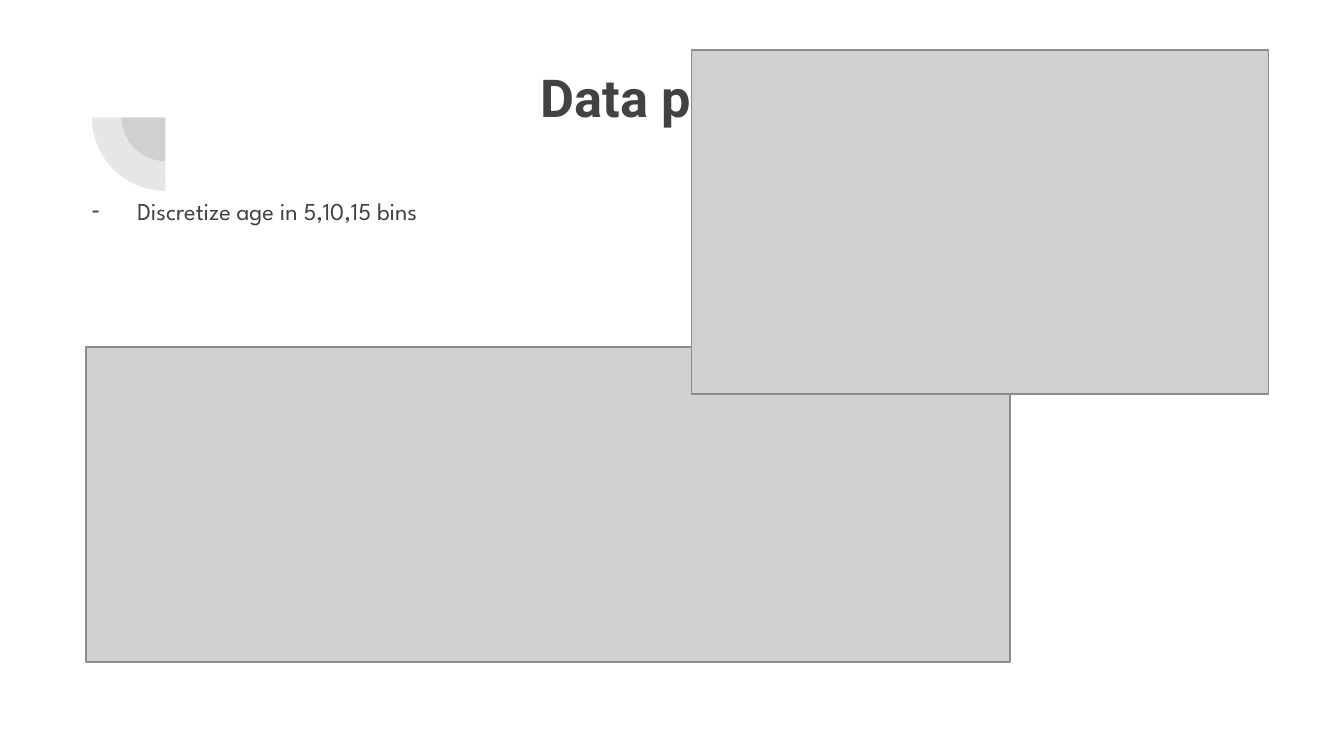
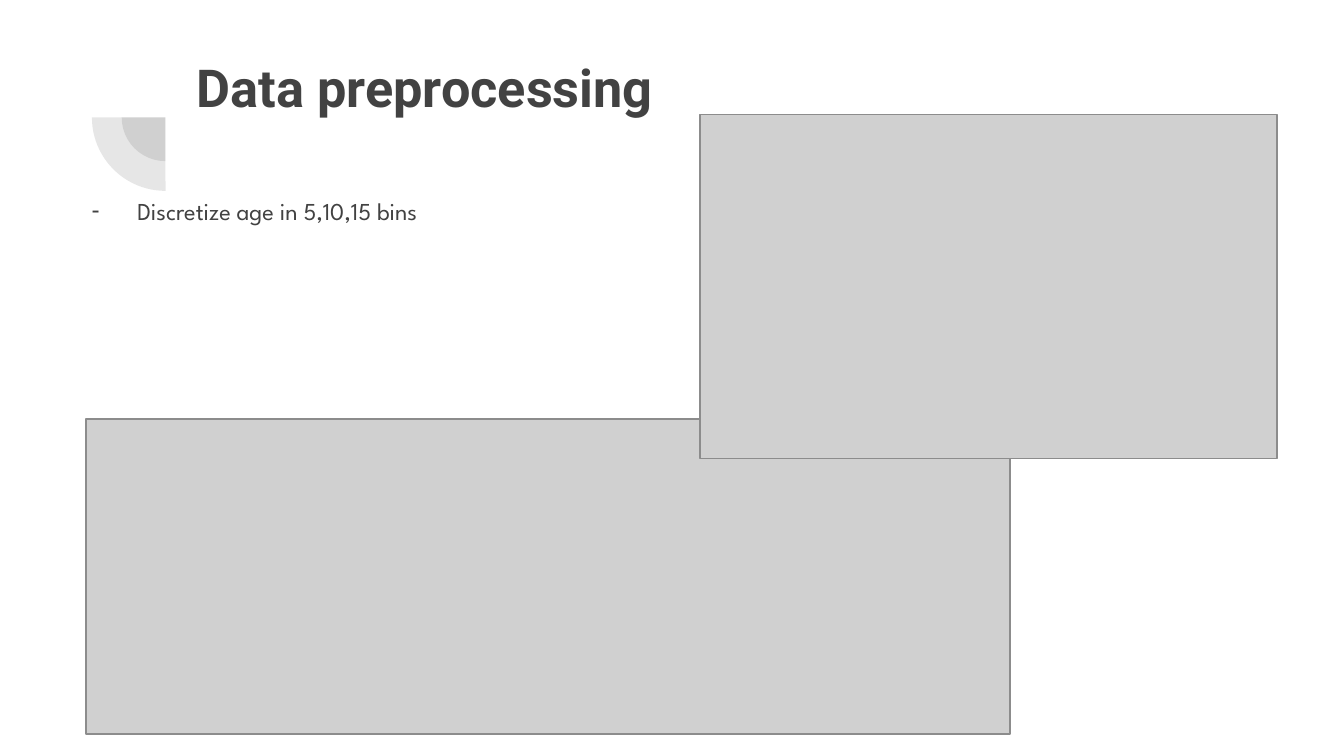
Before and after one commit to shpatgashi/machine_learning_experiments, a slide deck: slide 6 of Machine Learning.pptx (slide 5 before the commit). Drawn at 1344x756 pixels with LibreOffice and Linux fonts; fonts in the diff are those of the drawing; grey boxes stand for pictures. Boxes give left, top, right and bottom in pixels: in the first picture for what was removed or moved away, otherwise in the second. Text is boxed around its words. In the diff, an @@ line names an element or a change of style, - is before the commit and + after.

```diff
--- a/Machine Learning.pptx
+++ b/Machine Learning.pptx
@@ title "Data preprocessing" rewrapped from box(541, 69, 997, 130) to box(197, 68, 652, 118) @@
@@ picture: place and size @@
-picture at box(691, 50, 1267, 394)
+picture at box(700, 114, 1277, 458)
@@ picture: place and size @@
-picture at box(86, 347, 1011, 661)
+picture at box(86, 419, 1011, 734)
```
Also in this commit, not shown: 6 other slides changed, 3 slides added, 1 slide removed.
